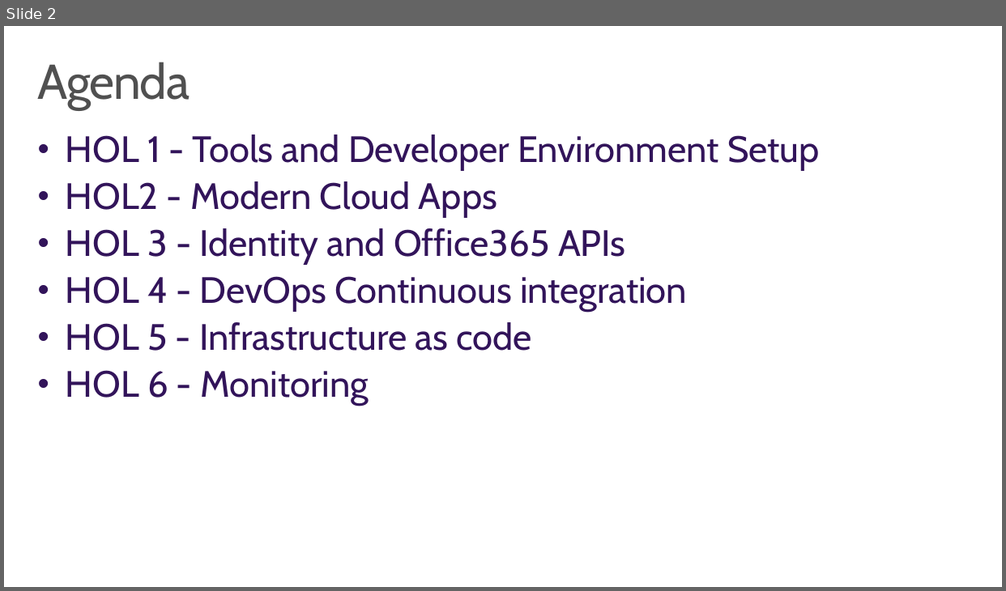
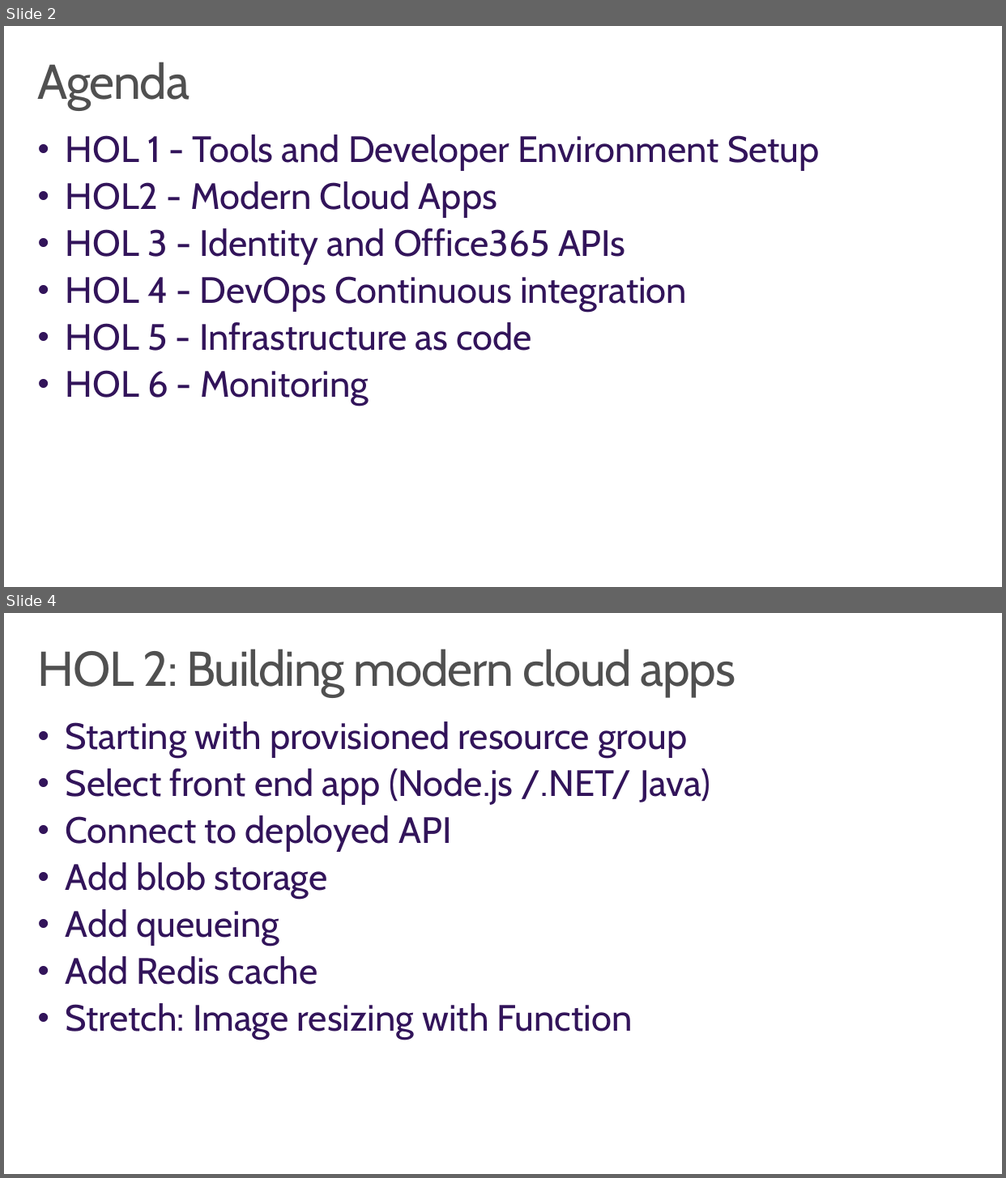
Before and after one commit to wely/DevCamp, a slide deck: Presentation/Module00-Hols.pptx. Shown one above the other, each under a label of ours: slide 2 before the commit, slides 2 and 4 after it; the slides between them are not shown. The pictures are 1006x591 and 1006x1178 pixels, drawn with LibreOffice and Linux fonts; fonts in the diff are those of the drawing; background and template pictures are left out. Boxes give left, top, right and bottom in pixels: in the first picture for what was removed or moved away, otherwise in the second. Text is boxed around its words. In the diff, an @@ line names an element or a change of style, - is before the commit and + after.

```diff
--- a/Presentation/Module00-Hols.pptx
+++ b/Presentation/Module00-Hols.pptx
@@ slide 4 added at box(4, 613, 1002, 1174), background #FFFFFF @@
@@ title added at box(38, 649, 735, 696), 48 pt, text #505050 @@
+HOL 2: Building modern cloud apps
@@ text added at box(66, 722, 710, 1040), 36 pt, text #32145A @@
+• Starting with provisioned resource group
+• Select front end app (Node.js /.NET/ Java)
+• Connect to deployed API
+• Add blob storage
+• Add queueing
+• Add Redis cache
+• Stretch: Image resizing with Function
```
Also in this commit, not shown: 5 other slides added, 1 slide removed.
